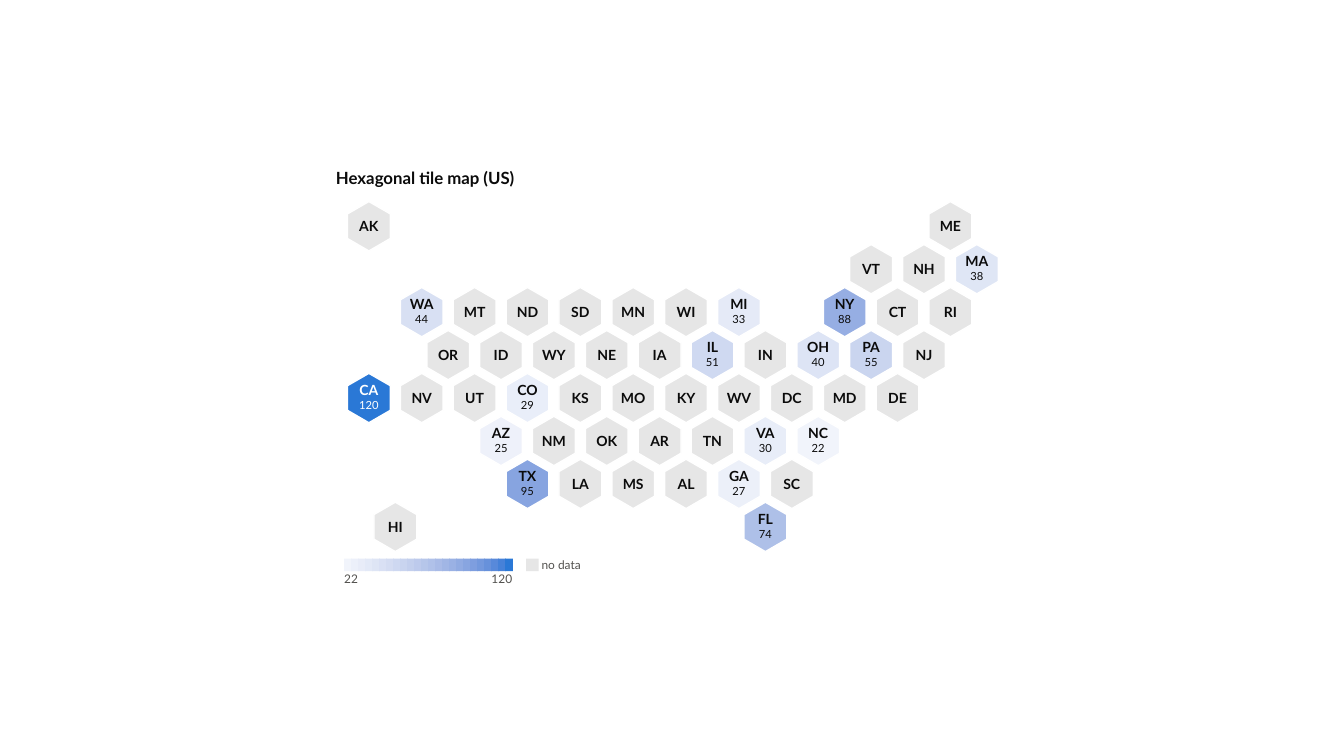
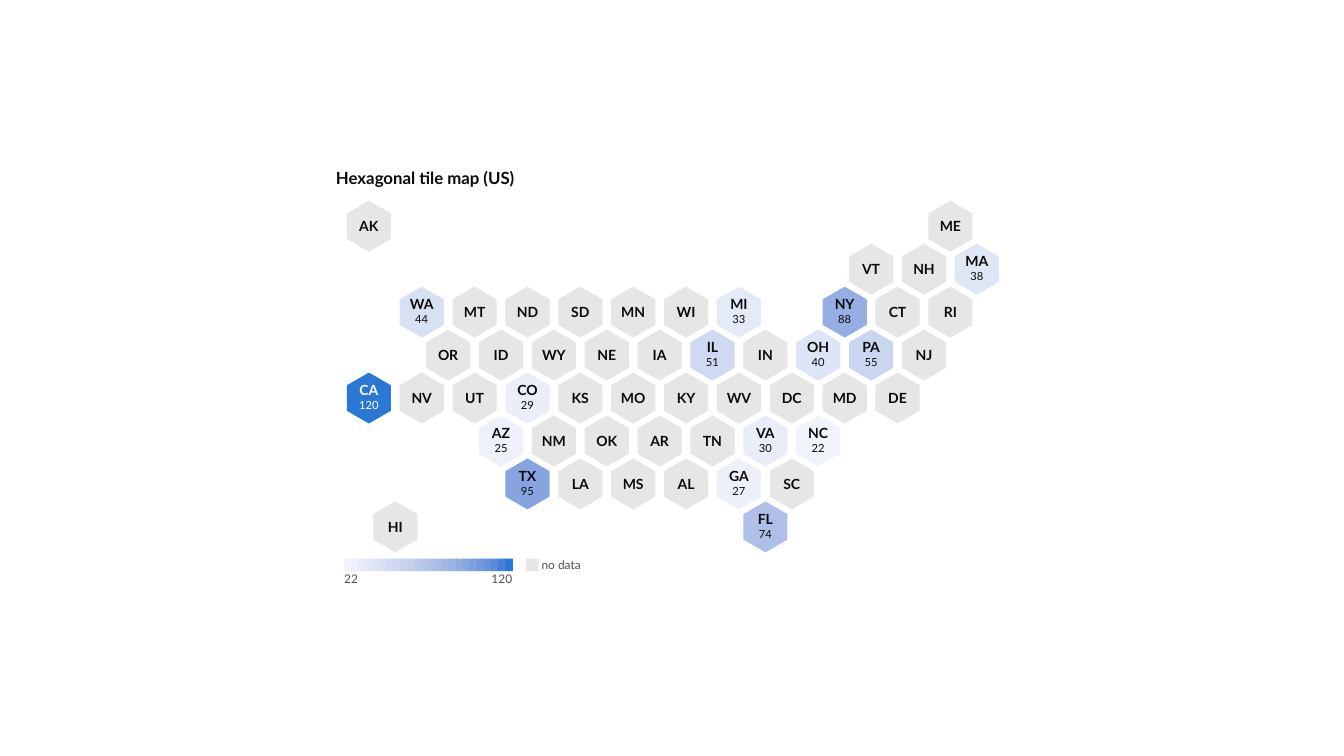
Before and after one commit to dannbleeker/PowerChart, a slide deck: slide 93 of examples/showcase.pptx. Drawn at 1344x756 pixels with LibreOffice and Linux fonts; fonts in the diff are those of the drawing. Boxes give left, top, right and bottom in pixels: in the first picture for what was removed or moved away, otherwise in the second. Text is boxed around its words. In the diff, an @@ line names an element or a change of style, - is before the commit and + after.

```diff
--- a/examples/showcase.pptx
+++ b/examples/showcase.pptx
@@ freeform shape at [400,287,443,337]: outline #FFFFFF 1 pt to #D8E0F3 1 pt @@
@@ freeform shape at [824,287,866,337]: outline #FFFFFF 1 pt to #96AEE3 1 pt @@
@@ freeform shape at [692,331,734,380]: outline #FFFFFF 1 pt to #CFD9F1 1 pt @@
@@ freeform shape at [798,331,840,380]: outline #FFFFFF 1 pt to #DDE4F5 1 pt @@
@@ freeform shape at [850,331,892,380]: outline #FFFFFF 1 pt to #CAD5EF 1 pt @@
@@ freeform shape at [348,373,390,422]: outline #FFFFFF 1 pt to #2A78D6 1 pt @@
@@ freeform shape at [506,373,548,422]: outline #FFFFFF 1 pt to #E9EEF9 1 pt @@
@@ freeform shape at [480,416,522,466]: outline #FFFFFF 1 pt to #EEF1FA 1 pt @@
@@ freeform shape at [506,460,548,509]: outline #FFFFFF 1 pt to #87A4E0 1 pt @@
@@ freeform shape at [718,460,760,509]: outline #FFFFFF 1 pt to #ECF0F9 1 pt @@
@@ outline #FFFFFF 1 pt to #E6E6E6 1 pt in 15 elements at [850,245,892,294], [506,287,548,337], [612,287,654,337], [876,287,919,337], [426,331,469,380], [586,331,628,380], [400,373,443,422], [612,373,654,422], [824,373,866,422], [876,373,919,422], [532,416,575,466], [586,416,628,466], [692,416,734,466], [612,460,654,509], [770,460,813,509] @@
@@ freeform shape at [744,502,786,552]: outline #FFFFFF 1 pt to #AEC0E8 1 pt @@
```
Also in this commit, not shown: 1 other slide changed.
